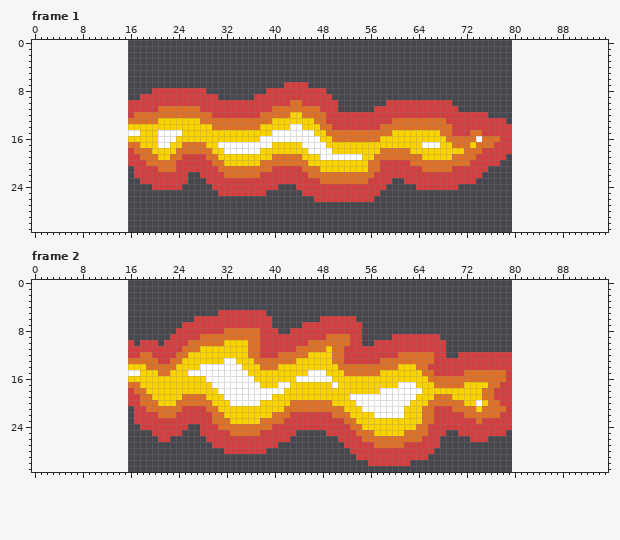
One commit to this pixel-art file: assets/sprites/aseprite/damage.aseprite. Above, as it was before the edit.
64x32 pixels, 4 frames. Shown: frame 1, frame 2. The old version is drawn lined up with the new one, on the new canvas. The commit also changed other frames, which this record leaves out.
New version:
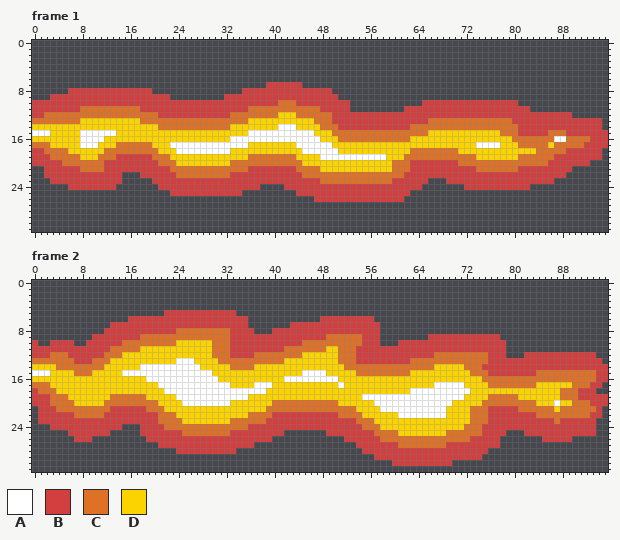
Palette (. is transparent): A #ffffff  B #d33e3e  C #df7126  D #fbd400
What changed:
canvas 64x32 -> 96x32, the old top-left corner now at 16,0
Changed rows in their new state; - is an unchanged pixel.
Frame 1:
first column x 0:
 7 ---------------------------------------BBB---.--------------------------------------------------
 8 ------BBBBBBBBBBBBBB.........------BBBB----------B----------------------------------------------
 9 ---BBBBBBBBBBBBBBB-----........-BBBBB-------------B---------------------------------------------
10 BBBBBBBBBBBBBBBB-------------------------CC-B------BB------......-----BBBBBBBBBBB---------------
11 BBBBBBBBCCCCCCCCCC---BBBBBBB--------CCCC-----------BB----.....---------BBBBBBBBBBBB-------------
12 BBCCCCCCCCCCCCCCC----BBBBBBBBB---CCCCC---DD-C----C--------------------------BBBBBBBBBBBBBB------
13 CCCCCCCCDDDDDDDDDD---CCCCCCC--------DDDD---------C----------BBBBBB---CCCCCCCCCCCBBBBBBBBBBBBBBB-
14 DDDDDDDDDDDDDDDD-----CCCCCCCCC---DDDDD---AA-D-----C-------BBBBB-------CCCCCCCCCCCBBBBBBBBBBBBBB-
15 AAADDDDDAAAAAADDDD---DDDD-----------AAAA---------D----------CCCCCC--DDDDDDDDDDCCCBBBBBCCCBBBBBBB
16 DDDDDDDDAAAADDDD-----DDD---------AAAAA------------D-------CCCCC------DDDDDDDDDDDCCCCCCCAACCCCBBB
17 CCCDDDDDAAADDDCC--CC-DDAAAAAAAA-----DDDD----A----A---------------DDD--DDD-AAAADDDCCCCCDCCCCCBBBB
18 BBCCCCDDDDDDCCCCC---C---AAAAAAAA-DDDDD-------A----A-------DDDDDCCCCCCCC-DDDDDDDDDDDDCCCCCBBBBBB-
19 BBBCCCCCDDDCCCBB--BB-CCDDDDDDDD-----CCCC----D----------AAAADDD---CCCCC----DDDDDDDCCCCCCBBBBBBBB-
20 BBBBBCCCCCCCBBBB---BB---DDDDDDDD-CCCCC-------D----------DDDDCCCBBBBBBBB--CCCCCCCCCCCCCBBBBBBB---
21 --BBBBBBCCCCBBBBB----BB-CCCCCCC-----BBBB----C-----------DDDDCCC--BBBBB----CCCCCCCBBBBBBBBB------
22 --BBBBBBBBBBBBB--.------CCCCCCCC-BBBBB-------C-----------CCCCC-------------BBBBBBBBBBBBBB-------
23 ---BBBBBBBBBBBB---..------BBB---------------------------CCCCBB----...-----BBBBBBBBBBBBB---------
24 ------BBBBBBBB------.----BBBBB--------...-BB---------------BBBBB-......-BBBBBBBBBBB-------------
25 -----------------------BBBBBBBB----....-----B-------------BBBBB---------------------------------
26 ---------------------------------------------------------BBBBB----------------------------------
Frame 2:
first column x 0:
 5 ----------------------BBBBBBBBB---.....---------------------------------------------------------
 6 ----------------BBBBBBBBBBB---------....--------------BBB---------------------------------------
 7 -------------BBBBBBBBBBBB-----------....---BB----------BBB--------------------------------------
 8 ------------BBBBBBBBBBBBCCCCCCCC-BBBB...-BB------------BBB--------------------------------------
 9 ----------BBBBBBBBCCCCCCCCCC-----BBBBB---------------CCBBB--......--BBBBBBBBBB------------------
10 B--BBBB--BBBBBBCCCCCCCCCDDDDDD--CBBBBB-------C-------CCBB-...--------BBBBBBBBBB-----------------
11 BBBBBBBBBBBBBCCCCCDDDDDDDDDD--CCCBBBBB----CC------D-CC---------------BBBBBBBBBB-----------------
12 BBBCCCBBBBBBCCCDDDDDDDDDDD----CCCBBBB-CCC----D----D-CC-------BBBBBBCCCCCCCCC---.--BBBBBBBBBBBB--
13 CCCCCCCBBBCCCDDDDDDDDDDDAAA----CCCCCC-----DD------D-CC----BBBBB----CCCCCCCCC----BBBBBBBBBBBBBBB-
14 DDDDCCCCCCCCDDDD--AAAAAAAAAADDDDDCCCC-DDD----------D---------CCC--CDDDDDCCC-----BBBBBBBBBBBBBBBB
15 AAADDDDCCCDDDDDA--AAAAAAAA----DDDDDD---------A------DD----CCCCC--DDDDDDDD---BBB-BBBBCCCCCCCCCCBB
16 DDDDDDDDDDDDDDDD---AAAAAAAAAA--DDDDDD-----AA------A---------------DDDDDDDDD----CCCCCCCCCCCCCCCBB
17 CCCDDDDDDDDDDDDDDD---AAAAAAAAA---DDDD-AA-DD-------DA---------DDD---AAAAA------CCCCCCDDDDDDCCCBB-
18 BCCCDDDDDDDDDDDDDDD---AAAAAAAAA--------DDD----------------DDDDD--AAAAAAAA--DDDDDDDDDDDDDCCCBBB--
19 BBBCCCDDDDDDDCCCCC-D----AAAAAAAA----DDDD-------------DD---------AAAAAAAA---D-CCCCDDDDDDDCCCBBBBB
20 BBBCCCCDDDDDCCCCCC------DAAAAAAAADDDDD--CCC-------C---DDD------AAAAAAADD--DC--CCCCCCDDDADDCCCBBB
21 -BBBCCCCCCCCCBBBB-----DDDDDDDDD--------CCC----------CC-DDD----AAAAAAADDDD-C-BBB-BCCCCCCDCCCCCCB-
22 -BBBBBBCCCCCBBBBB-------DDDDDDDD----CCCCBBB-------B--CC--DDDD-AAAAAAADDDD---BB--BBBBCCCCCCCCCBB-
23 -BBBBBBBBBBBBBBBB----CCCCDDDDDDDDCCCCC-BBB----------BBCCC--------DDDDDDDDC-C----BBBBBBBCBBBBBB--
24 ---BBBBBBBBBBBB-------CCCCCCCCC-----BBBB-------------BBCCC------DDDDDDDDCCC-----BBBBBBBBBBBBBB--
25 ------BBBBBBB-----BB-----CCCCCCCCBBBBB----..----------BBBCCCC-DDDDDDDCCCCCC-------BBBBBBBBBBBB--
26 -------BBB---------BB--BBBBBB-----------...--------.---BBB-------CCCCCCCC---BB-------BBBBB------
27 ---------------------BBBBBBBBB-------....-----------..---BBBB-CCCCCCCBBBBBBBBB------------------
28 ------------------------BBBBBBBB--.....--------------..------------BBBBBBBBB--------------------
29 ------------------------------------------------------...---------BBBBBBBBB---------------------
30 --------------------------------------------------------....---BBBBBBB--------------------------
